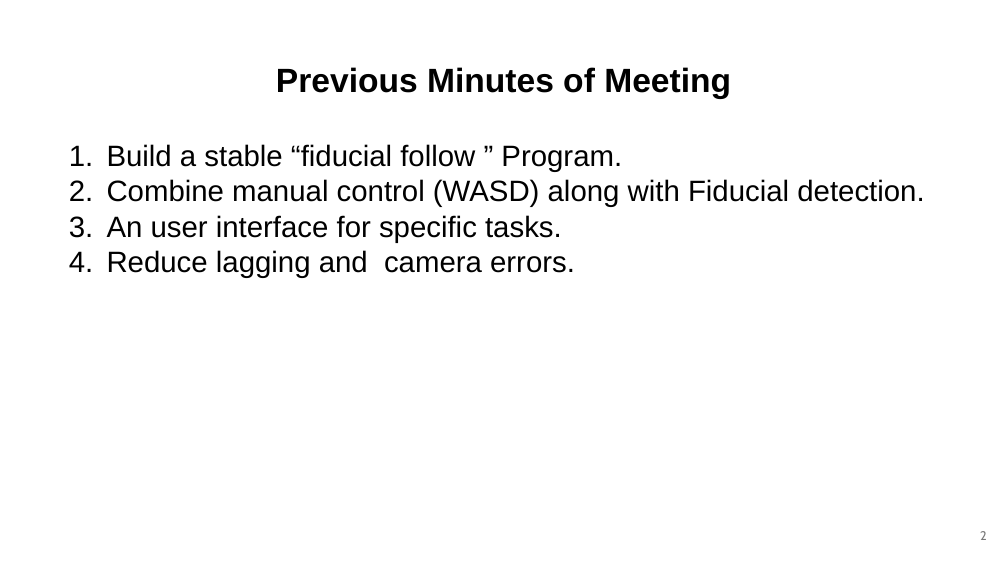
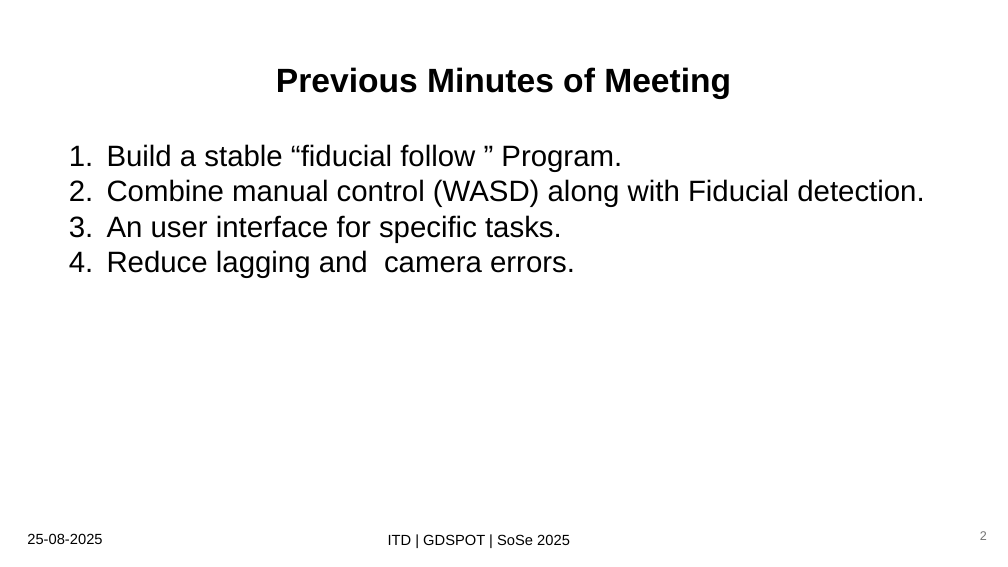
Before and after one commit to abhishekdilippatil/spot-sdk, a slide deck: slide 2 of documentation/presentations/SPOT Presentation 5.1 (25-08-25).pptx. Drawn at 1008x567 pixels with LibreOffice and Linux fonts; fonts in the diff are those of the drawing. Boxes give left, top, right and bottom in pixels: in the first picture for what was removed or moved away, otherwise in the second. Text is boxed around its words. In the diff, an @@ line names an element or a change of style, - is before the commit and + after.

```diff
--- a/documentation/presentations/SPOT Presentation 5.1 (25-08-25).pptx
+++ b/documentation/presentations/SPOT Presentation 5.1 (25-08-25).pptx
@@ text added at [27, 533, 102, 544], 14 pt, text #000000 @@
+25-08-2025
@@ text added at [388, 534, 570, 545], 14 pt, text #000000 @@
+ITD | GDSPOT | SoSe 2025
```
Also in this commit, not shown: 3 other slides changed.
